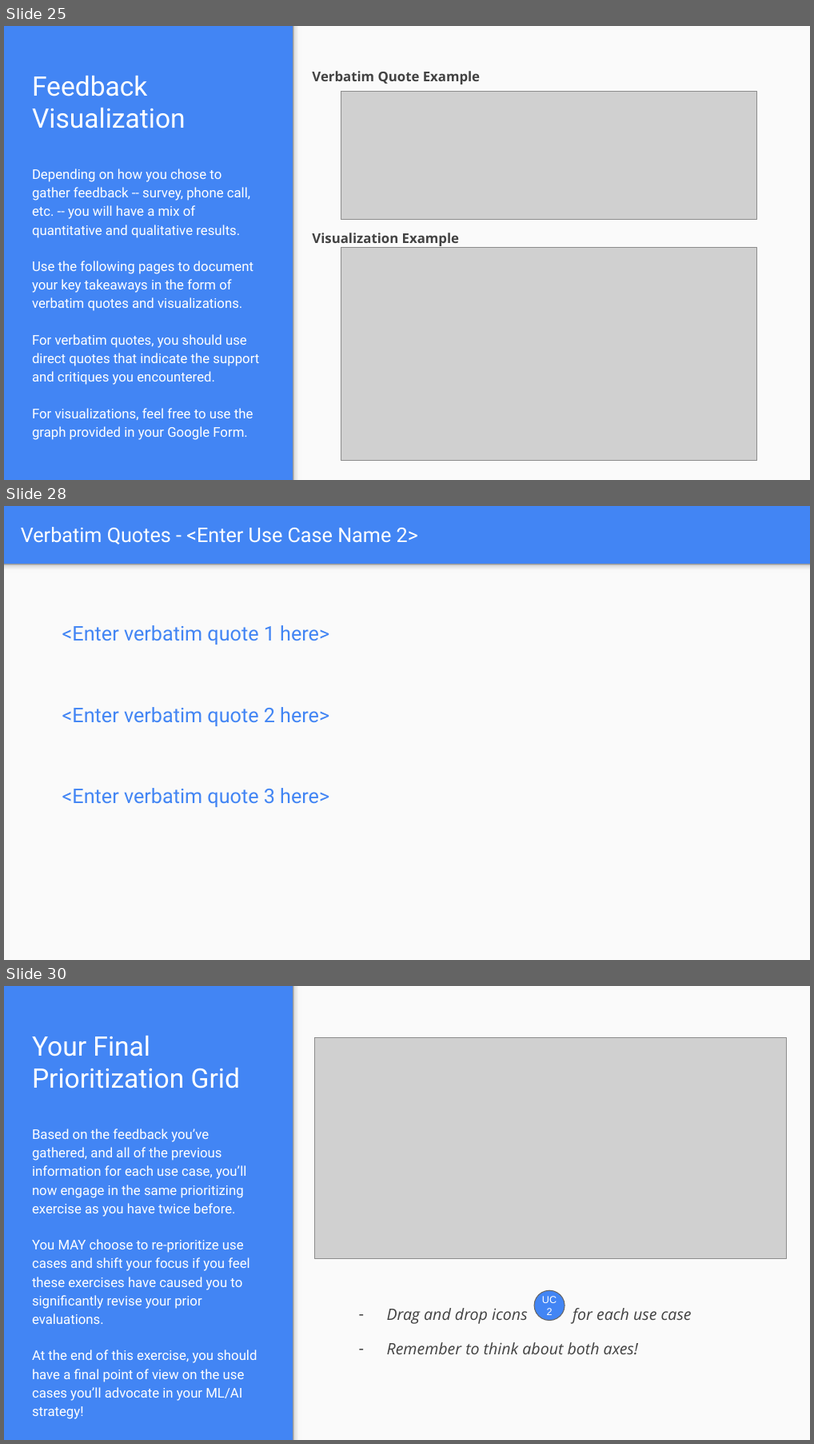
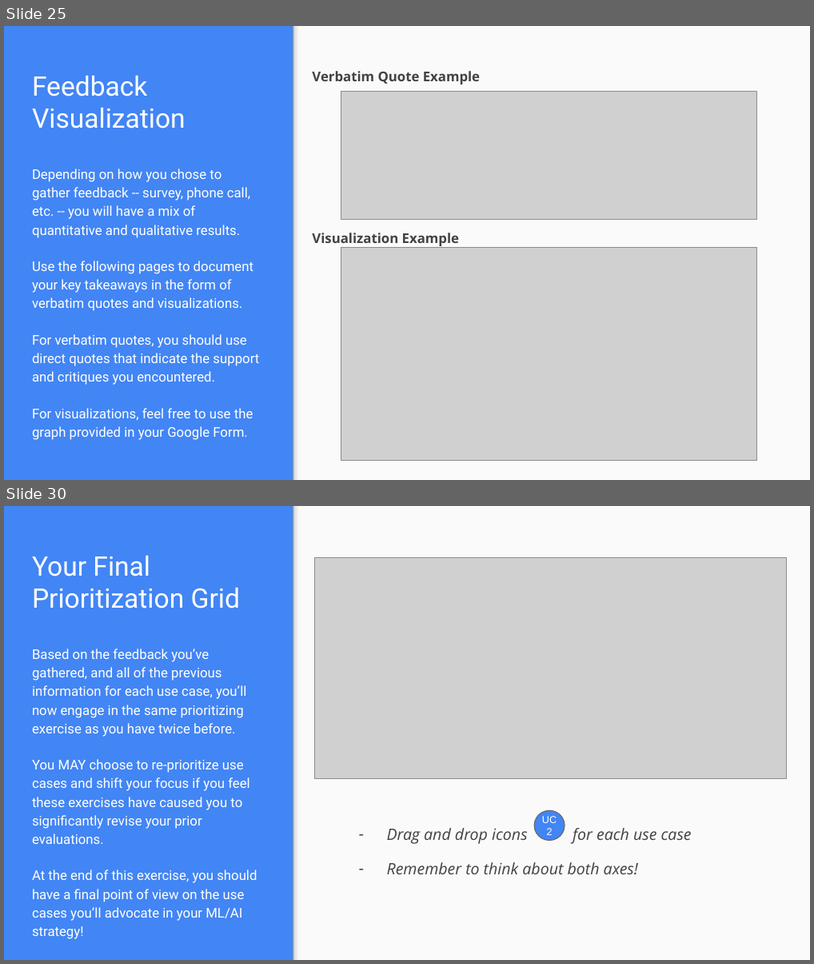
Before and after one commit to mohandesosama/Delivering-an-ML-AI-Strategy, a slide deck: 02_project-steps-aibl.pptx. Shown one above the other, each under a label of ours: slides 25, 28 and 30 before the commit, slides 25 and 30 after it; the slides between them are not shown. The pictures are 814x1444 and 814x964 pixels, drawn with LibreOffice and Linux fonts; fonts in the diff are those of the drawing; grey boxes stand for pictures. Boxes give left, top, right and bottom in pixels: in the first picture for what was removed or moved away, otherwise in the second. Text is boxed around its words. In the diff, an @@ line names an element or a change of style, - is before the commit and + after.

```diff
--- a/02_project-steps-aibl.pptx
+++ b/02_project-steps-aibl.pptx
@@ slide 28 removed at (4, 506, 810, 960), background #4285F4 @@
@@ title removed at (21, 527, 418, 544) @@
-Verbatim Quotes - <Enter Use Case Name 2>
@@ rectangle removed at (4, 564, 810, 960) @@
@@ rectangle removed at (4, 564, 810, 574) @@
@@ text removed at (62, 625, 330, 644) @@
-<Enter verbatim quote 1 here>
@@ text removed at (62, 707, 330, 726) @@
-<Enter verbatim quote 2 here>
@@ text removed at (62, 788, 330, 807) @@
-<Enter verbatim quote 3 here>
```
Also in this commit, not shown: 4 slides changed, 2 slides added, 1 other slide removed.
